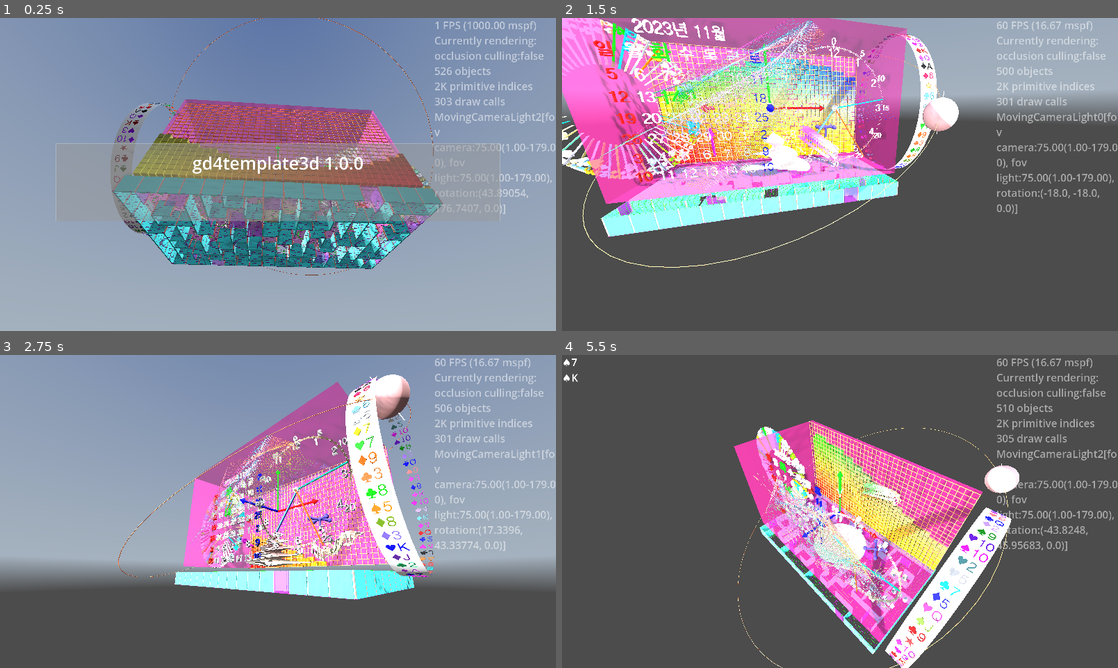
Above: before the commit, frames 1-4 (two rows, left to right).
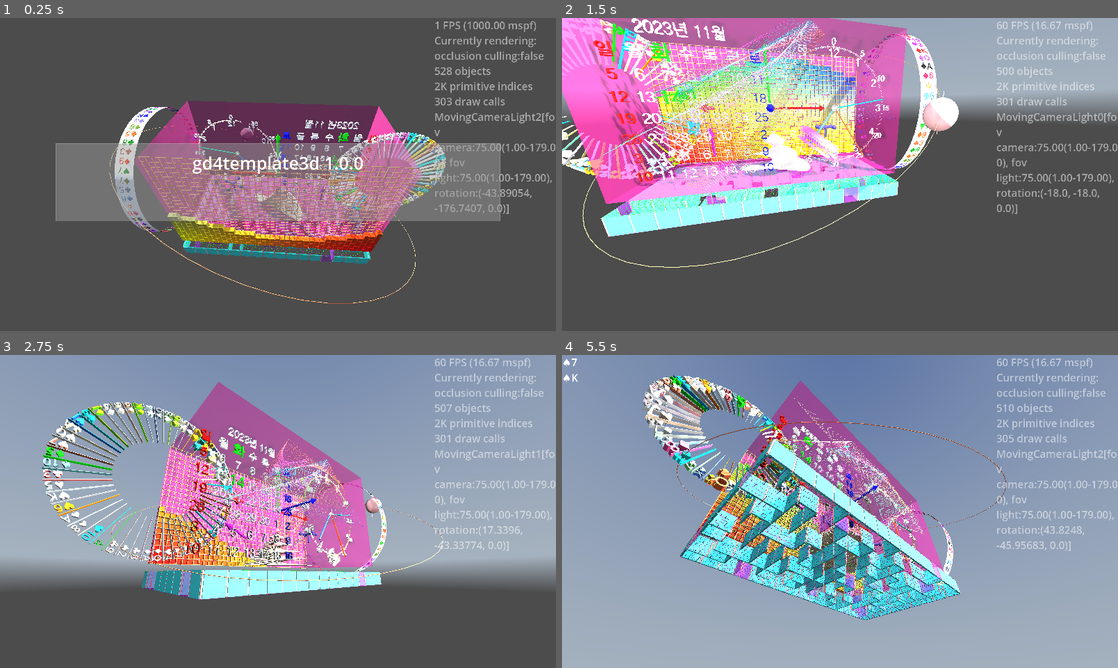
Above: after the commit, the same moments.

Repository: kasworld/gd4template3d
Game: Godot game, scene res://main.tscn
The game is run twice, just before and just after one commit, with the same random seed, the same clock (stepped at 60 frames per second) and the same inputs. A sky picture missing from this copy of the repository is replaced by a grey-blue gradient.
Inputs (mouse positions are in pixels of both pictures, inside the frame that each line leads up to):
- Up to frame 1 (0.25 s): no input
- Up to frame 2 (1.5 s): tap Enter at 0.5 s; move the mouse to (962, 158) at 0.52 s; hold Right 0.53-1.28 s; tap Q at 0.6 s; click (962, 158) at 0.67 s; move the mouse to (728, 190) at 1.27 s; hold Down from 1.28 s (still down); tap E at 1.35 s
- Up to frame 3 (2.75 s): move the mouse to (333, 442) at 2.02 s; release Down at 2.03 s; hold Right from 2.03 s (still down); tap Enter at 2.1 s
- Up to frame 4 (5.5 s): move the mouse to (812, 574) at 2.77 s; release Right at 2.78 s; hold Up 2.78-3.53 s; tap one key every 0.75 s from 2.85 s: Delete Q E Enter; click (812, 574) at 2.92 s; move the mouse to (1006, 558) at 3.52 s; hold Left 3.53-5.03 s; move the mouse to (673, 464) at 4.27 s; move the mouse to (867, 511) at 5.02 s; hold Down from 5.03 s (still down); click (867, 511) at 5.17 s

The runs differ from the first frame. In frame 1, 98% of the frame differs, in the area x 0-100%, y 0-100%; in frame 2, less than 0.1%; in frame 3, 27%; in frame 4, 99%.

Commit message:
add more move MovingCameraLight

Diff:
--- a/main.gd
+++ b/main.gd
@@ -293,17 +293,17 @@
 	if $"오른쪽패널/LabelInfo".visible:
 		$"오른쪽패널/LabelInfo".text = "%s" % [ MovingCameraLight.GetCurrentCamera() ]
 
-func _process(delta: float) -> void:
+func _process(_delta: float) -> void:
 	label_demo()
 	$WaveGauge.animate_wave()
-	wheel.돌리기(delta)
+	wheel.장식돌리기()
 	wheel.선택된cell강조상태켜기()
 
 	main_animation.handle_animation()
 	if $MovingCameraLightHober.is_current_camera():
-		$MovingCameraLightHober.move_hober_around_z(Vector3.ZERO, (WorldSize.x+WorldSize.y)/2, WorldSize.length()*0.6 )
+		$MovingCameraLightHober.move_hober_around_z(Time.get_unix_time_from_system() /2.3, Vector3.ZERO, (WorldSize.x+WorldSize.y)/2, WorldSize.length()*0.6 )
 	elif $MovingCameraLightAround.is_current_camera():
-		$MovingCameraLightAround.move_around_y(Vector3.ZERO, (WorldSize.x+WorldSize.y)/2, WorldSize.length()*0.6 )
+		$MovingCameraLightAround.move_wave_around_y(Time.get_unix_time_from_system() /2.3, Vector3.ZERO, (WorldSize.x+WorldSize.y)/2, WorldSize.length()*0.6 )
 
 func _on_카메라변경_pressed() -> void:
 	MovingCameraLight.NextCamera()
--- a/moving_carmera_light/moving_camera_light.gd
+++ b/moving_carmera_light/moving_camera_light.gd
@@ -61,14 +61,20 @@
 func fov_light_reset() -> void:
 	$SpotLight3D.fov = fov_light.reset()
 
-func move_around_y(center :Vector3, radius :float, height :float, spd :float = 2.3) -> void:
-	var t := -Time.get_unix_time_from_system() /spd
+func move_wave_around_y(t :float,  center :Vector3, radius :float, height :float) -> void:
 	position = Vector3( sin(t)*radius, sin(t*1.3)*height, cos(t)*radius ) + center
 	look_at(center)
 
-func move_hober_around_z(center :Vector3, radius :float, height :float, spd :float = 2.3) -> void:
-	var t := -Time.get_unix_time_from_system() /spd
-	position = Vector3(sin(t)*radius, cos(t)*radius, height ) + center
+func move_hober_around_x(t :float,  center :Vector3, radius :float, height :float) -> void:
+	position = Vector3( height, sin(t)*radius, cos(t)*radius ) + center
+	look_at(center)
+
+func move_hober_around_y(t :float,  center :Vector3, radius :float, height :float) -> void:
+	position = Vector3( sin(t)*radius, height, cos(t)*radius ) + center
+	look_at(center)
+
+func move_hober_around_z(t :float, center :Vector3, radius :float, height :float) -> void:
+	position = Vector3( sin(t)*radius, cos(t)*radius, height ) + center
 	look_at(center)
 
 func set_center_pos_far(center :Vector3, pos :Vector3, far :float) -> void:
--- a/roulette/roulette.gd
+++ b/roulette/roulette.gd
@@ -66,8 +66,7 @@
 	$"Wheel/BarTree2".set_visible_bar_count(n)
 	$"Wheel/BarTree3".set_visible_bar_count(n)
 
-func 돌리기(dur_sec :float = 1.0) -> void:
-	#$"Wheel".돌리기(dur_sec)
+func 장식돌리기() -> void:
 	$"Wheel/BarTree2".bar_rotation = -$"Wheel".rotation_per_second/10
 	$"Wheel/BarTree3".bar_rotation = -$"Wheel".rotation_per_second/10
 
